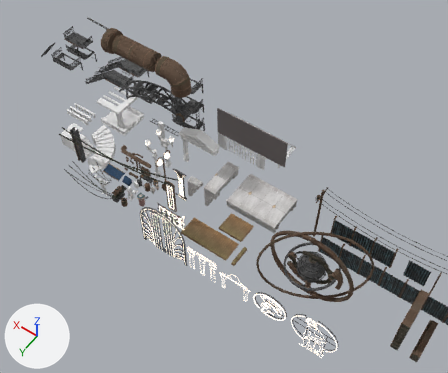
An edit to the FBX model Assets/ART/Models/Environment/Imports/DecorationSet.fbx, drawn before and after from the same camera.
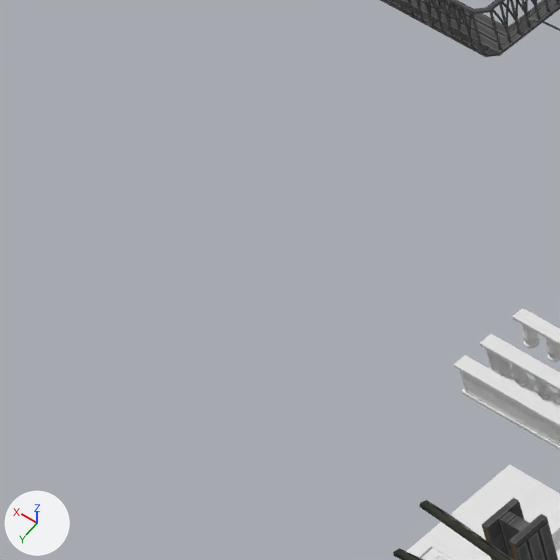
Each version appears first from a 50 mm camera at (-61.9, 83.6, 70.7) aimed at (-26.1, 33.4, -8.1), and next in a close-up on the part from 2% to 18% of the width and 17% to 36% of the height. Every picture has the same lights, and +X, +Y and +Z are marked at lower left. Where no turn or scale is listed for an object, it has been applied to the vertices.

The first close-up shows 'Balcony.002', 'Balcony.003', 'Balcony.004', 'FireLadder.001', 'MetalPoleBig.003', 'RCables.004', 'Steps02'.
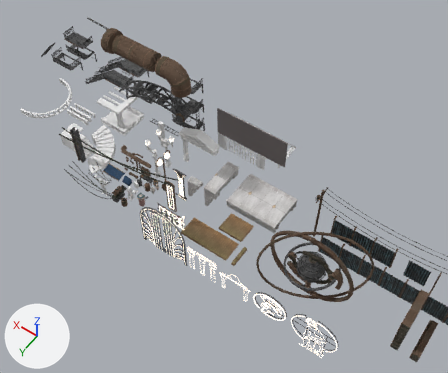
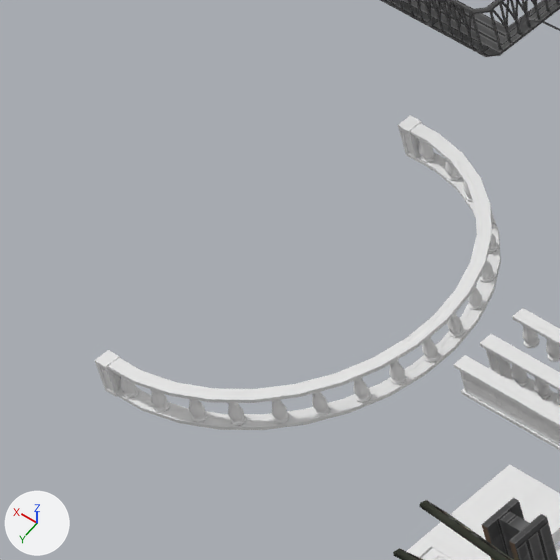
Location of each change, (x1, y1, x2, y2) in pixels of the close-ups (560 x 560 px):
'Balcony.007', added
    after: (94, 115, 501, 430)

What changed in the scene script:
```text
Add me_balcony_006:
    me_balcony_006.from_pydata(...)  # 2264 vertices, 2120 faces; spans x -4.47..0.53, y -4.49..4.49, z -0.09..0.77
    me_balcony_006.materials.append(mat_ts_blender_01)
Add ob_balcony_007:
    ob_balcony_007 = bpy.data.objects.new('Balcony.007', me_balcony_006)
    ob_balcony_007.location = (4.57, 40.68, 0.0)
```
